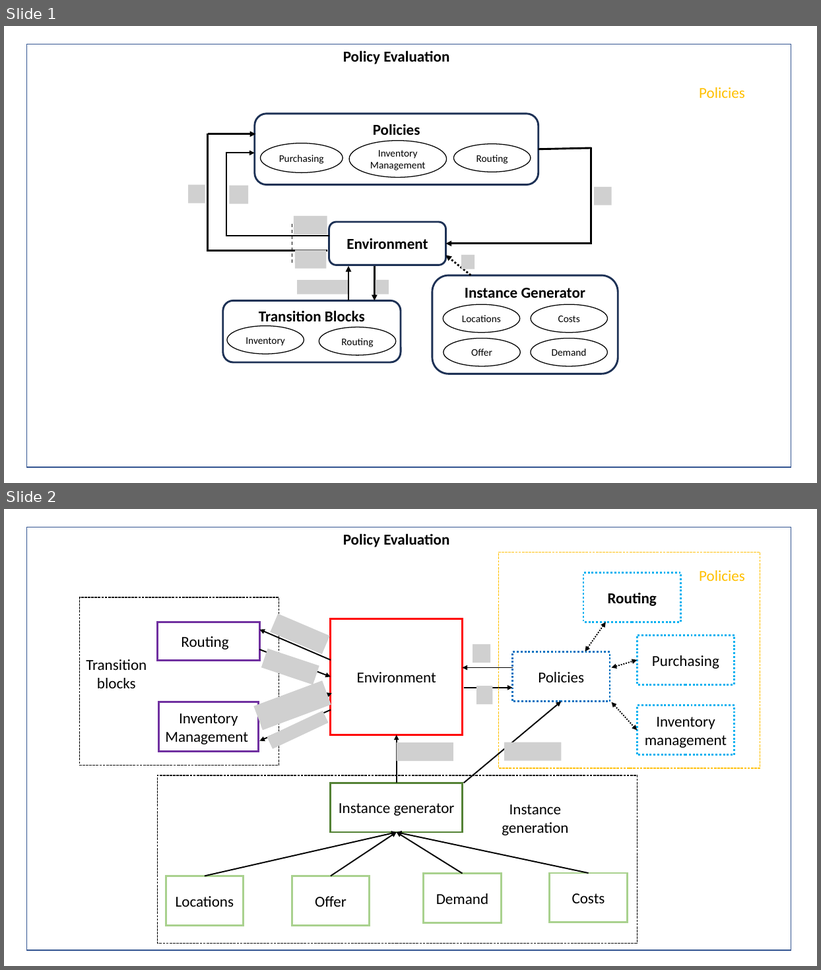
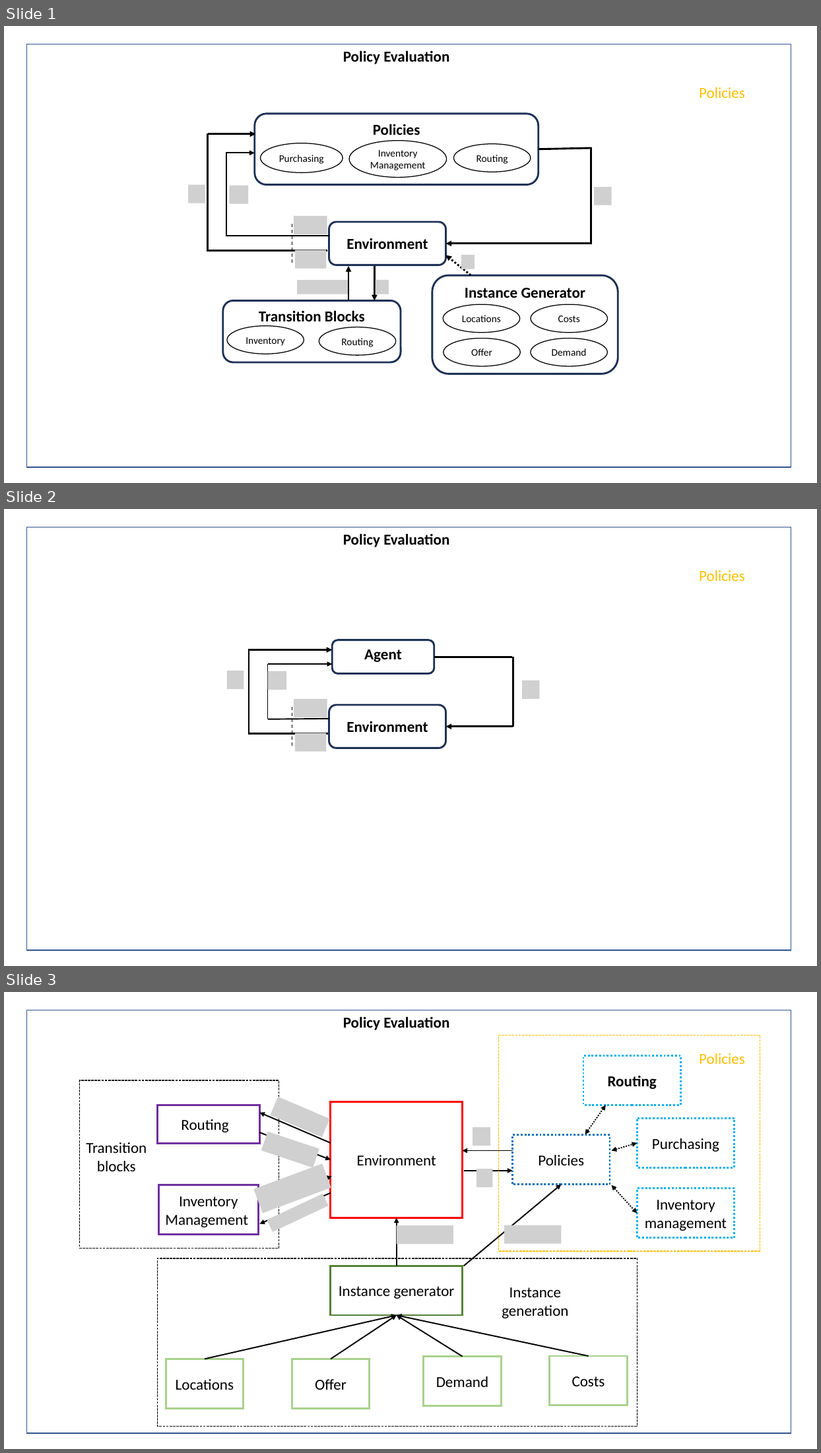
Before and after one commit to copa-uniandes/pIRPgym, a slide deck: Extra files/Environment structure.pptx. Shown one above the other, each under a label of ours: slides 1 and 2 before the commit, slides 1, 2 and 3 after it. The pictures are 821x970 and 821x1453 pixels, drawn with LibreOffice and Linux fonts; fonts in the diff are those of the drawing; grey boxes stand for pictures. Boxes give left, top, right and bottom in pixels: in the first picture for what was removed or moved away, otherwise in the second. Text is boxed around its words. In the diff, an @@ line names an element or a change of style, - is before the commit and + after.

```diff
--- a/Extra files/Environment structure.pptx
+++ b/Extra files/Environment structure.pptx
@@ slide 2 added at (4,509,817,966), background #FFFFFF @@
@@ rectangle added at (26,527,791,951), outline #325491 1 pt @@
@@ text added at (343,533,450,547), 18 pt, text #000000, bold @@
+Policy Evaluation
@@ text added at (699,570,745,581), 18 pt, text #FFC000 @@
+Policies
@@ group added at (227,640,540,752): 7 lines, 5 pictures, 3 arrows, 2 rounded rectangles @@
+Environment
+Agent
@@ what was slide 2 is now slide 3 @@
```
Also in this commit, not shown: 15 other files.
